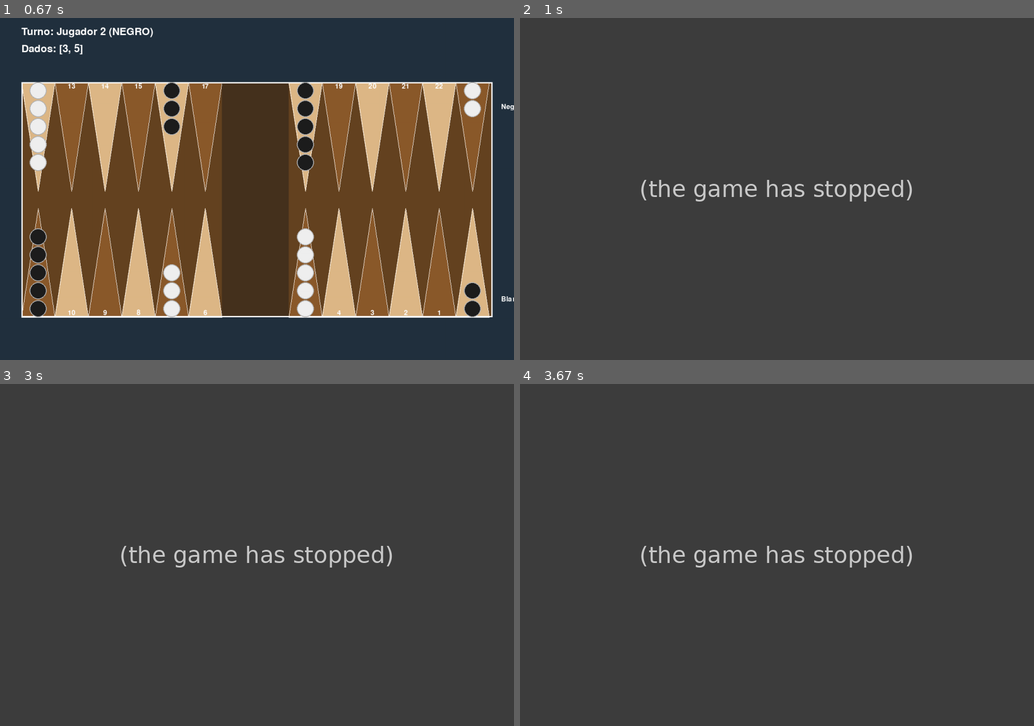
Above: before the commit, frames 1-4 (two rows, left to right).
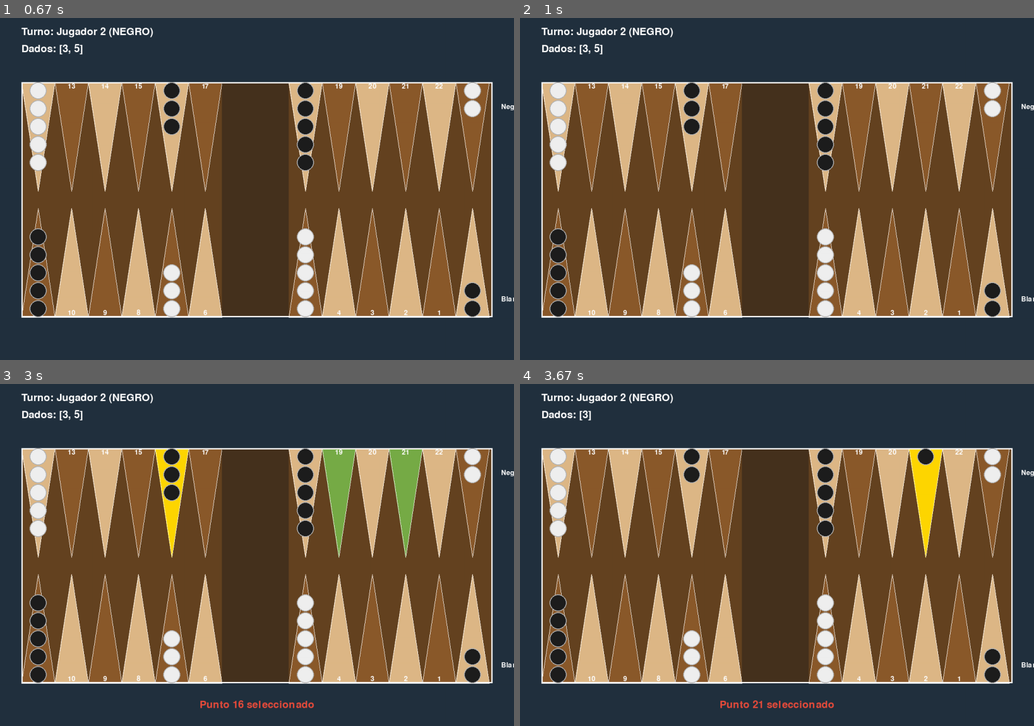
Above: after the commit, the same moments.

Repository: um-computacion/computacion-2025-backgammon-joaqfernandez
Game: pygame game, started from pygame_ui/pygame_ui.py
Two runs of this game, one before a commit and one after it. Both use one fixed random seed, a clock stepped at 60 frames per second and the inputs below.
Inputs (mouse positions are in pixels of both pictures, inside the frame that each line leads up to):
- Up to frame 1 (0.67 s): click (257, 189) at 0.38 s
- Up to frame 2 (1 s): tap Space at 0.67 s
- Up to frame 3 (3 s): click (447, 674) at 1.05 s; click (185, 483) at 2.88 s
- Up to frame 4 (3.67 s): click (910, 524) at 3.22 s; click (936, 548) at 3.55 s

Frame 1 is identical in both runs. In frame 2, 100% of the frame differs, in the area x 0-100%, y 0-100%; in frame 3, 100%; in frame 4, 100%.
Error before the commit: AttributeError: 'Tablero' object has no attribute '_Tablero__puntos__' (jugador.py line 37); the game stopped at 0.67 s (later frames are placeholders)

Commit message:
corrigo funcion movimientos legales porque la lista quedaba vacia

Diff:
--- a/src/jugador.py
+++ b/src/jugador.py
@@ -22,26 +22,44 @@
     def direccion(self, tablero) -> int:
         return tablero.definir_direccion(self.__color__)
 
-    def movimientos_legales(self, tablero, dados: list[int]) -> list[tuple[int,int,int]]:
-        legales: list[tuple[int,int,int]] = []
+    def movimientos_legales(self, tablero, dados: List[int]) -> List[Tuple[int, int, int]]:
+        legales: List[Tuple[int, int, int]] = []
 
+        print(f"\n=== BUSCANDO MOVIMIENTOS ===")  # DEBUG
+        print(f"Color: {self.__color__}, Dados: {dados}")  # DEBUG
+
+        # Si hay fichas en la barra, solo se pueden reingresar
         if tablero.hay_obligacion_reingresar(self.__color__):
+            print(f"HAY OBLIGACIÓN DE REINGRESAR")  # DEBUG
             for d in dados:
                 if tablero.puede_reingresar(self.__color__, d):
                     destino = tablero.punto_entrada_desde_barra(self.__color__, d)
-                    #-1 = desde la barra
                     legales.append((-1, destino, d))
+                    print(f"  Reingreso posible: barra → {destino} con dado {d}")  # DEBUG
             return legales
 
+        # Movimientos regulares
+        puntos = tablero.obtener_puntos()
+        print(f"Buscando movimientos regulares...")  # DEBUG
+
         for origen in range(24):
-            p = tablero._Tablero__puntos__[origen]
+            p = puntos[origen]
             if p["color"] != self.__color__ or p["cantidad"] == 0:
                 continue
+
+            print(f"  Punto {origen}: {p['cantidad']} fichas {p['color']}")  # DEBUG
+
             for d in dados:
+                destino = tablero.lugar_destino(self.__color__, origen, d)
+                print(f"    Dado {d}: {origen} → {destino}...", end=" ")  # DEBUG
+
                 if tablero.hay_ficha_o_no(self.__color__, origen, d):
-                    destino = tablero.lugar_destino(self.__color__, origen, d)
                     legales.append((origen, destino, d))
+                    print(f"✓ VÁLIDO")  # DEBUG
+                else:
+                    print(f"✗ INVÁLIDO")  # DEBUG
 
+        print(f"Total movimientos legales: {len(legales)}")  # DEBUG
         return legales
 
     def puede_mover(self, tablero, dados: List[int]) -> bool:
